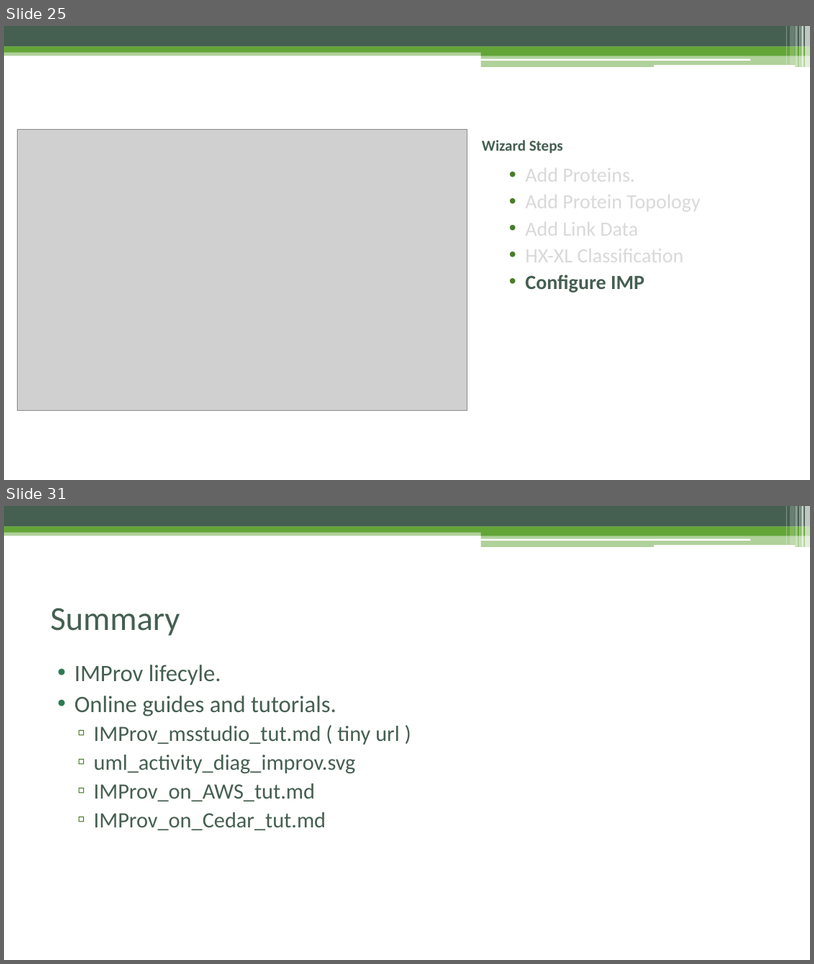
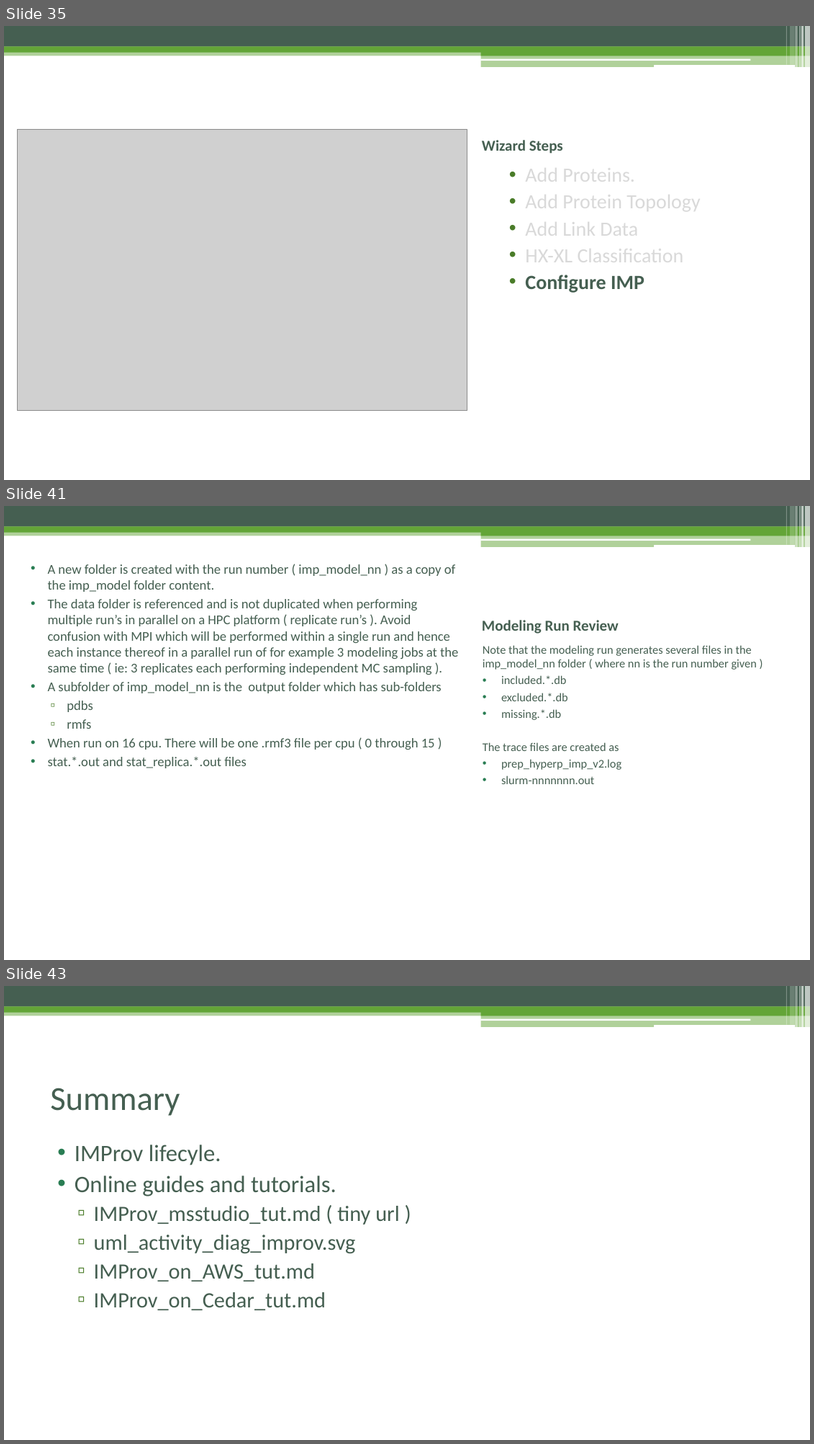
Before and after one commit to pellst/imp_msstudio_init, a slide deck: IMProv_project_prep.pptx. Shown one above the other, each under a label of ours: slides 25 and 31 before the commit, slides 35, 41 and 43 after it; the slides between them are not shown. The pictures are 814x964 and 814x1444 pixels, drawn with LibreOffice and Linux fonts; fonts in the diff are those of the drawing; grey boxes stand for pictures. Boxes give left, top, right and bottom in pixels: in the first picture for what was removed or moved away, otherwise in the second. Text is boxed around its words. In the diff, an @@ line names an element or a change of style, - is before the commit and + after.

```diff
--- a/IMProv_project_prep.pptx
+++ b/IMProv_project_prep.pptx
@@ slide 41 added at <box>4,506,810,960</box>, background #FFFFFF; not listed: 13 template elements that a slide beside it also shows @@
@@ text added at <box>48,564,458,768</box>, 16 pt, text #455F51 @@
+• A new folder is created with the run number ( imp_model_nn ) as a copy of the imp_model folder content.
+• The data folder is referenced and is not duplicated when performing multiple run’s in parallel on a HPC platform ( replicate run’s ). Avoid confusion with MPI which will be performed within a single run and hence each instance thereof in a parallel run of for example 3 modeling jobs at the same time ( ie: 3 replicates each performing independent MC sampling ).
+• A subfolder of imp_model_nn is the output folder which has sub-folders
+  ▫ pdbs
+  ▫ rmfs
+• When run on 16 cpu. There will be one .rmf3 file per cpu ( 0 through 15 )
+• stat.*.out and stat_replica.*.out files
@@ title added at <box>482,620,619,633</box>, 18 pt, text #455F51, bold @@
+Modeling Run Review
@@ text added at <box>483,645,757,784</box>, 14 pt, text #455F51 @@
+Note that the modeling run generates several files in the imp_model_nn folder ( where nn is the run number given )
+• included.*.db
+• excluded.*.db
+• missing.*.db
+The trace files are created as
+• prep_hyperp_imp_v2.log
+• slurm-nnnnnnn.out
@@ what was slide 25 is now slide 35 @@
@@ what was slide 31 is now slide 43 @@
```
Also in this commit, not shown: 6 slides changed, 14 other slides added, 2 slides removed, 1 other file.
